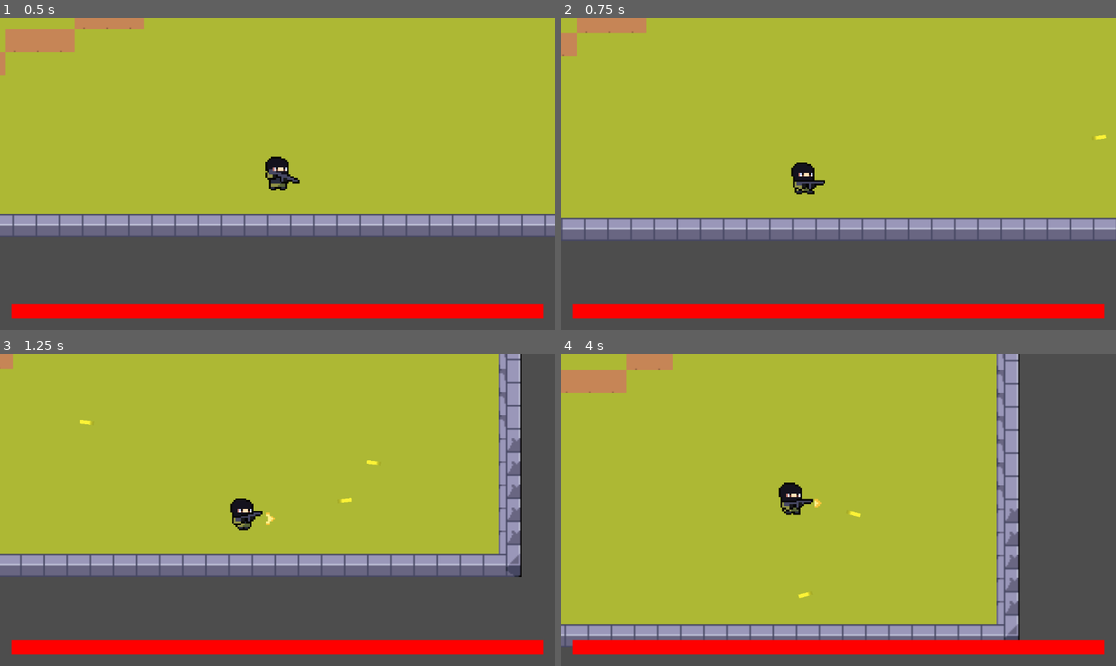
Above: before the commit, frames 1-4 (two rows, left to right).
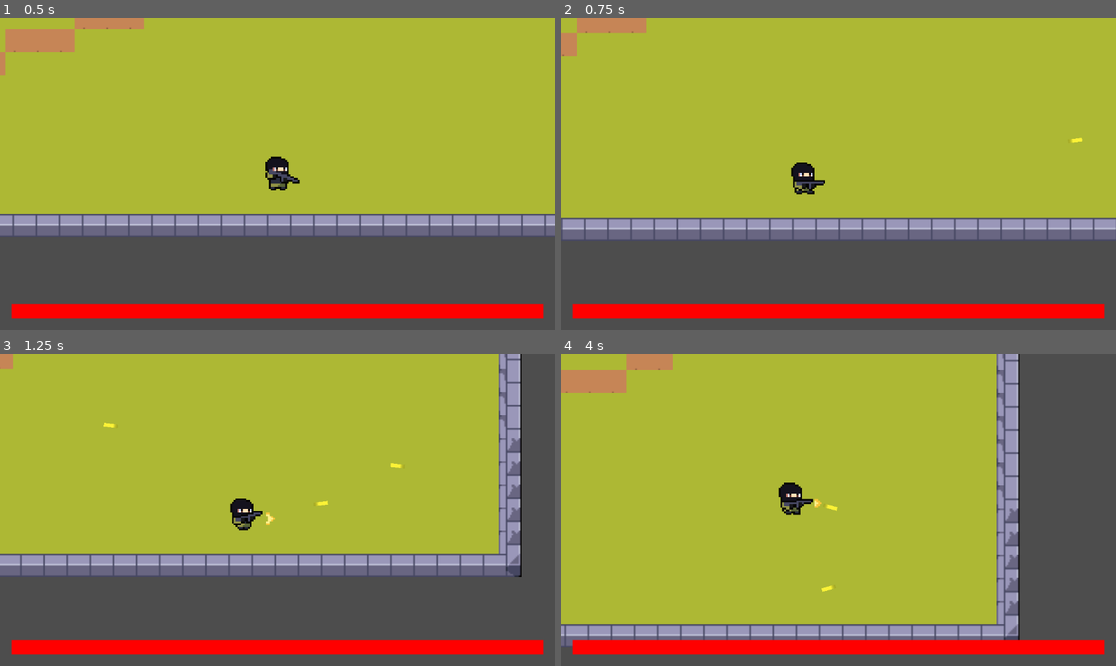
Above: after the commit, the same moments.

Repository: joseph-tighe/ricochet
Game: Godot game, scene res://lvl_1.tscn
The game is run twice, just before and just after one commit, with the same random seed, the same clock (stepped at 60 frames per second) and the same inputs.
Inputs (mouse positions are in pixels of both pictures, inside the frame that each line leads up to):
- Up to frame 1 (0.5 s): no input
- Up to frame 2 (0.75 s): tap Enter at 0.5 s; move the mouse to (960, 158) at 0.52 s; hold D from 0.53 s (still down); hold Space (shoot) from 0.53 s (still down)
- Up to frame 3 (1.25 s): keep holding D; keep holding Space (shoot)
- Up to frame 4 (4 s): move the mouse to (727, 525) at 1.27 s; release D at 1.28 s; release Space (shoot) at 1.28 s; hold S 1.28-2.03 s; tap Space (shoot) at 1.35, 2, 2.85 s; move the mouse to (894, 441) at 2.02 s; hold D 2.03-2.78 s; hold Space (shoot) 2.03-2.78 s; move the mouse to (810, 572) at 2.77 s; hold W 2.78-3.53 s; move the mouse to (1005, 556) at 3.52 s; hold A from 3.53 s (still down); hold Space (shoot) from 3.53 s (still down)

Frame 1 is identical in both runs. In frame 2, less than 0.1% of the frame differs, in the area x 91-99%, y 37-41%; in frame 3, 0.1%, in the area x 14-73%, y 21-49%; in frame 4, 0.1%.

Commit message:
removed bullet through wall bug

Diff:
--- a/character_body_2d.gd
+++ b/character_body_2d.gd
@@ -50,4 +50,4 @@
 	bullet.global_transform = $Marker2D.global_transform
 	bullet.get_child(0).rotateTowards()
 	bullet.global_position = $Marker2D.global_position \
-		+ 120.0 * (get_global_mouse_position() - $Marker2D.global_position).normalized()
+		+ 70.0 * (get_global_mouse_position() - $Marker2D.global_position).normalized()
--- a/enemy.tscn
+++ b/enemy.tscn
@@ -31,7 +31,7 @@
 "duration": 1.0,
 "texture": SubResource("AtlasTexture_hb8ge")
 }],
-"loop": 1,
+"loop": true,
 "name": &"idle",
 "speed": 5.0
 }, {
@@ -45,35 +45,37 @@
 "duration": 1.0,
 "texture": SubResource("AtlasTexture_pwjut")
 }],
-"loop": 1,
+"loop": true,
 "name": &"shoot",
 "speed": 20.0
 }]
 
-[node name="Node2D" type="Node2D" unique_id=1689262075]
+[node name="Node2D" type="Node2D"]
 
-[node name="Enemy" type="CharacterBody2D" parent="." unique_id=839582995 groups=["enemy"]]
+[node name="Enemy" type="CharacterBody2D" parent="." groups=["enemy"]]
 script = ExtResource("1_4gyqm")
 Bullet = ExtResource("2_qi2p4")
 
-[node name="EnemyCollision" type="CollisionShape2D" parent="Enemy" unique_id=1321819664]
-position = Vector2(-0.99999714, 11)
-scale = Vector2(1.0430862, 0.9825215)
+[node name="EnemyCollision" type="CollisionShape2D" parent="Enemy"]
+position = Vector2(-0.999997, 11)
+scale = Vector2(1.04309, 0.982521)
 shape = SubResource("RectangleShape2D_4gyqm")
 
-[node name="EnemyMarker" type="Marker2D" parent="Enemy" unique_id=2067883328]
+[node name="EnemyMarker" type="Marker2D" parent="Enemy"]
 
-[node name="CooldownTimer" type="Timer" parent="Enemy" unique_id=299863768]
+[node name="CooldownTimer" type="Timer" parent="Enemy"]
 
-[node name="AnimatedSprite2D" type="AnimatedSprite2D" parent="Enemy" unique_id=1667077639]
+[node name="AnimatedSprite2D" type="AnimatedSprite2D" parent="Enemy"]
+texture_filter = 1
 position = Vector2(1, -10)
 scale = Vector2(1.76, 1.76)
 sprite_frames = SubResource("SpriteFrames_x2bv2")
 animation = &"shoot"
-frame_progress = 0.1944444
+frame_progress = 0.194444
 
-[node name="Sprite2D" type="Sprite2D" parent="Enemy" unique_id=688103572]
-position = Vector2(2.5200005, 10.360001)
+[node name="Sprite2D" type="Sprite2D" parent="Enemy"]
+texture_filter = 1
+position = Vector2(2.52, 10.36)
 scale = Vector2(1.76, 1.76)
 texture = ExtResource("5_wujgv")
 hframes = 2
Not shown: 1 places in enemy.tscn that only renumber resources
Not shown, added: turret.png.import
